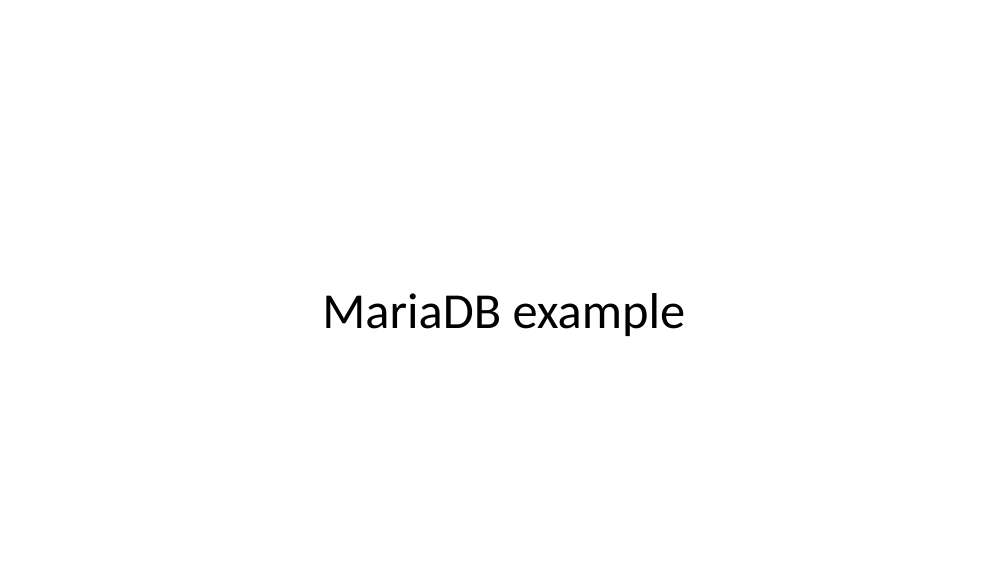
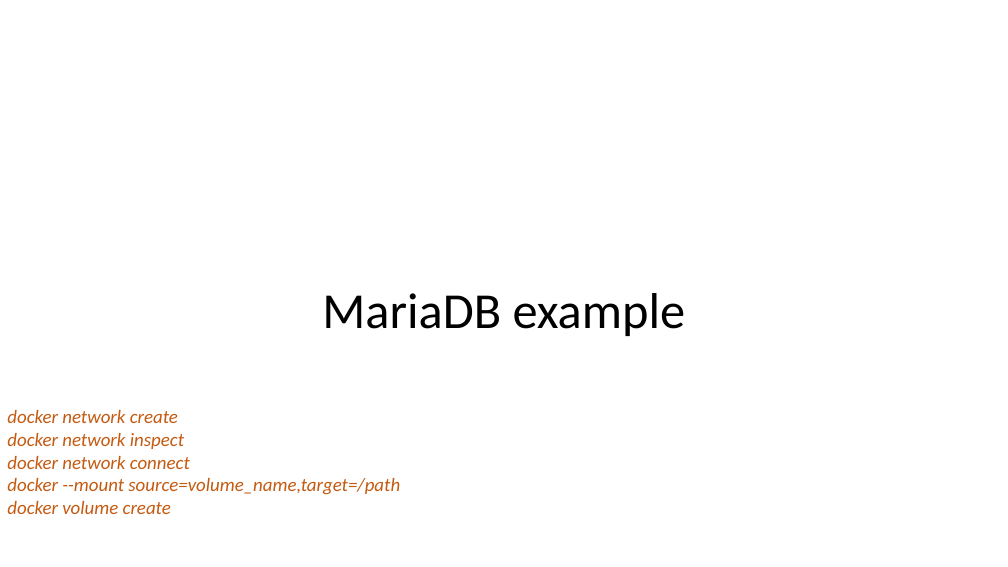
Before and after one commit to ERNICommunity/ESK-EPD-2018-Docker, a slide deck: slide 20 of src/_data/docker.pptx. Drawn at 1008x567 pixels with LibreOffice and Linux fonts; fonts in the diff are those of the drawing. Boxes give left, top, right and bottom in pixels: in the first picture for what was removed or moved away, otherwise in the second. Text is boxed around its words. In the diff, an @@ line names an element or a change of style, - is before the commit and + after.

Commit message:
Updated docker intro presentation

```diff
--- a/src/_data/docker.pptx
+++ b/src/_data/docker.pptx
@@ text added at (7,410,400,514), 18 pt, text #C55A11, italic @@
+docker network create
+docker network inspect
+docker network connect
+docker --mount source=volume_name,target=/path
+docker volume create
```
Also in this commit, not shown: 4 other slides changed.
